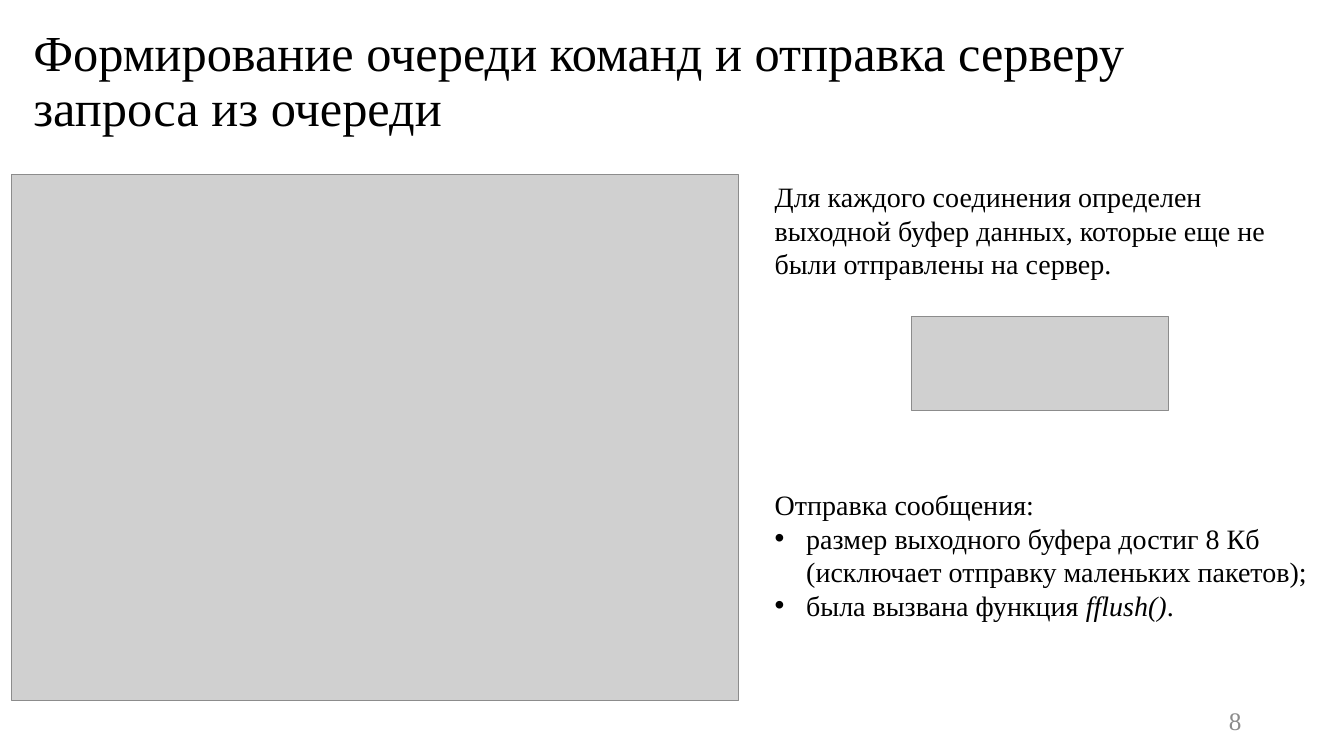
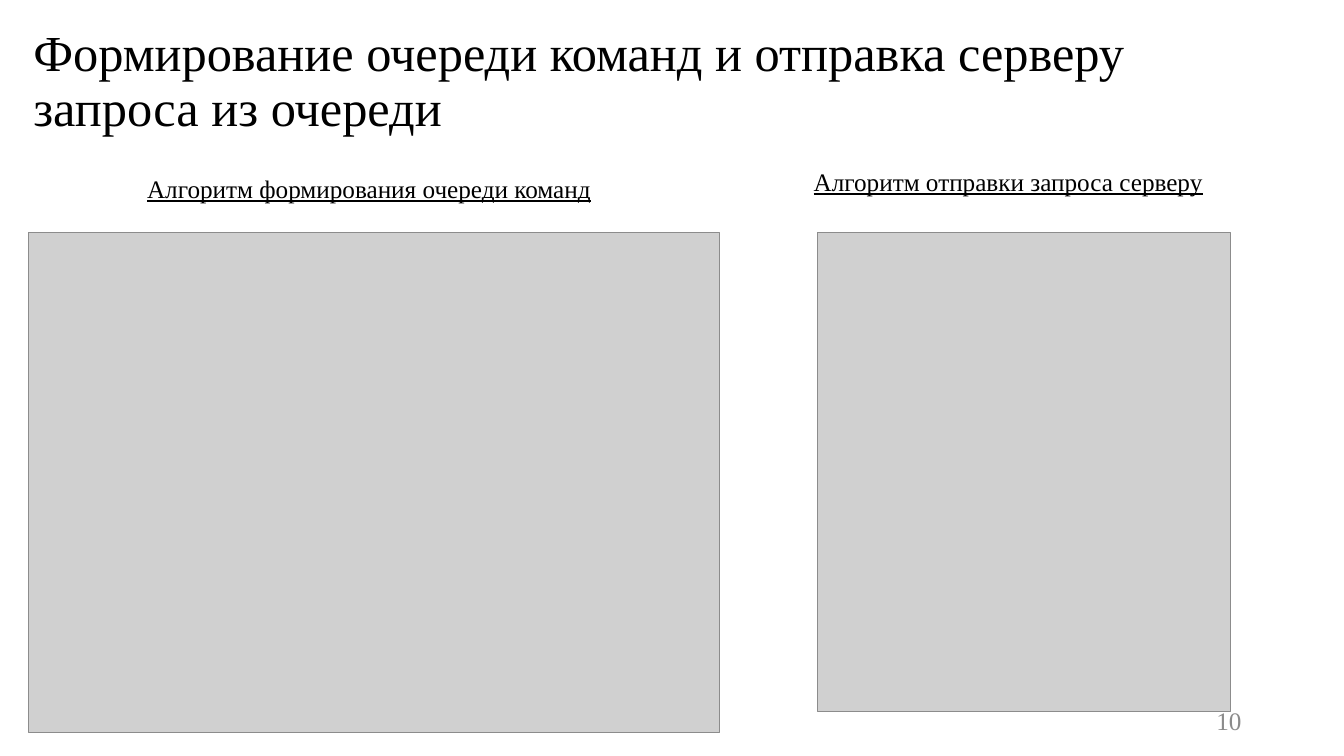
Before and after one commit to platosha-git/Diplom-theory, a slide deck: slide 10 of Презентация.pptx (slide 8 before the commit). Drawn at 1344x756 pixels with LibreOffice and Linux fonts; fonts in the diff are those of the drawing; grey boxes stand for pictures. Boxes give left, top, right and bottom in pixels: in the first picture for what was removed or moved away, otherwise in the second. Text is boxed around its words. In the diff, an @@ line names an element or a change of style, - is before the commit and + after.

```diff
--- a/Презентация.pptx
+++ b/Презентация.pptx
@@ text added at [814, 174, 1202, 197], 18 pt, text #000000, underline @@
+Алгоритм отправки запроса серверу
@@ text added at [147, 180, 590, 204], 18 pt, text #000000, underline @@
+Алгоритм формирования очереди команд
@@ text removed at [775, 188, 1264, 280] @@
-Для каждого соединения определен выходной буфер данных, которые еще не были отправлены на сервер.
@@ picture: place and size @@
-picture at [12, 174, 739, 701]
+picture at [29, 233, 720, 733]
@@ picture added at [818, 233, 1231, 712] @@
@@ picture removed at [911, 317, 1169, 410] @@
@@ text removed at [775, 495, 1307, 621] @@
-Отправка сообщения:
-• размер выходного буфера достиг 8 Кб (исключает отправку маленьких пакетов);
-• была вызвана функция fflush().
@@ page number at [1216, 710, 1241, 730]: text changed @@
-8
+10
```
Also in this commit, not shown: 9 other slides changed, 2 slides added, 25 other files.
